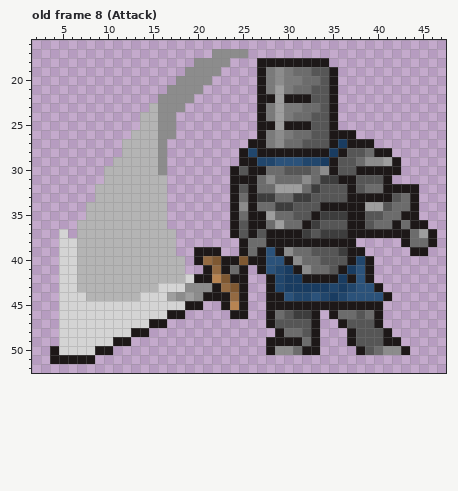
Pixel-art file, stored at Assets/Assets/Sprite/Sp_Character/Sp_Enemy/Swordman/Swordman.aseprite. The first picture shows the starting point.
70x55 pixels, 19 frames. Colours within 5 levels of each other are drawn and written as one. Shown: old frame 8 (Attack): x 2..47, y 16..52.
The result:
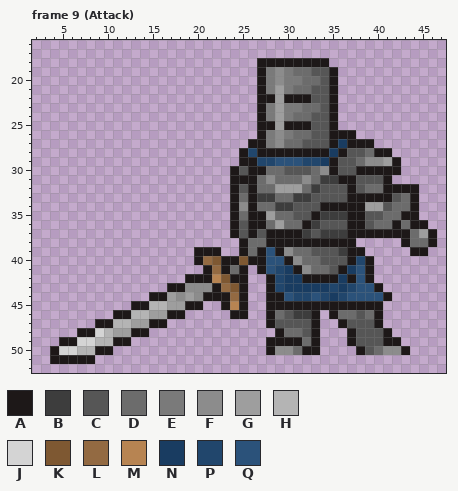
Palette (. is transparent): A #1d1818  B #3d3d3d  C #565656  D #6c6c6c  E #7a7a7a  F #8c8c8c  G #9e9e9e  H #b4b4b4  J #d4d4d4  K #7e5832  L #936a42  M #b78452  N #193c61  P #21466c  Q #2b527a
A new or re-ordered frame is compared with the old frame closest to it.
Log entry: fixing sword man
Change:
frames 19 -> 20
Changed rows in their new state; - is an unchanged pixel.
Frame 9 (Attack) is new; against old frame 8 (Attack), layer "SwordEffect":
first column x 5:
17 -----------------....
18 ---------------....--
19 --------------....---
20 -------------....----
21 ------------....-----
22 -----------....------
23 ----------....-------
24 ---------....--------
25 ---------....--------
26 --------.....--------
27 -------.....---------
28 -------.....---------
29 ------......---------
30 -----.......---------
31 -----.......---------
32 ----........---------
33 ----........---------
34 ---.........---------
35 ---.........---------
36 --..........---------
37 .-...........--------
38 .............--------
39 .............--------
40 ..............-------
41 ..............-------
42 ..............A------
43 ............AA-------
44 ..........AA---------
45 ........AAHHGG-------
46 ......AAHHGG---------
47 ....AAHHGG-----------
48 ..AA-HGG-------------
49 AA--HH---------------
50 --HH-----------------
